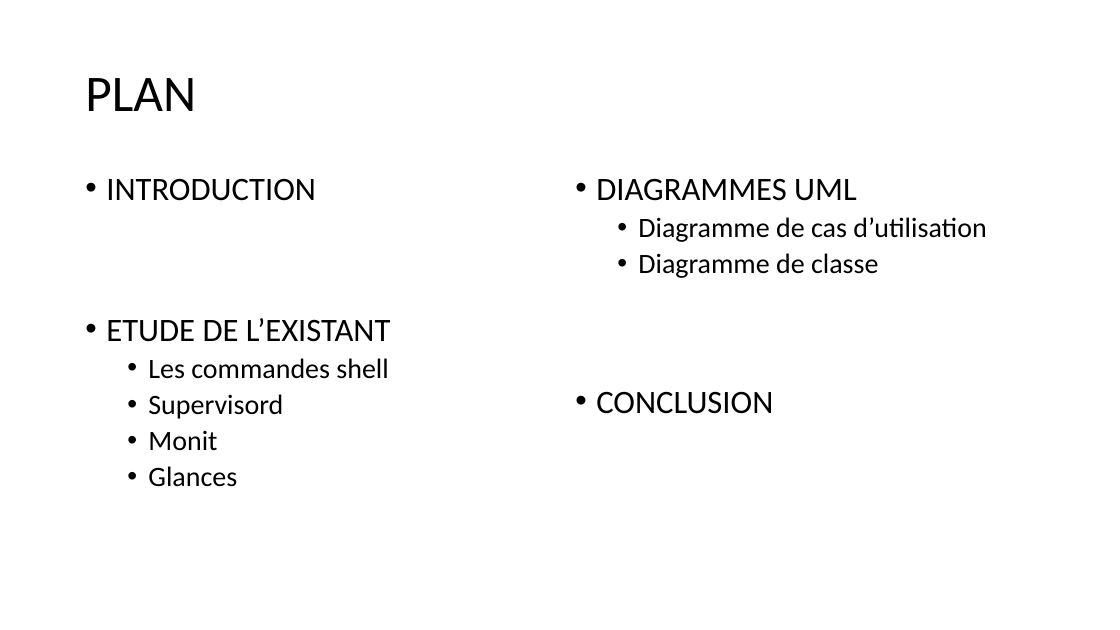
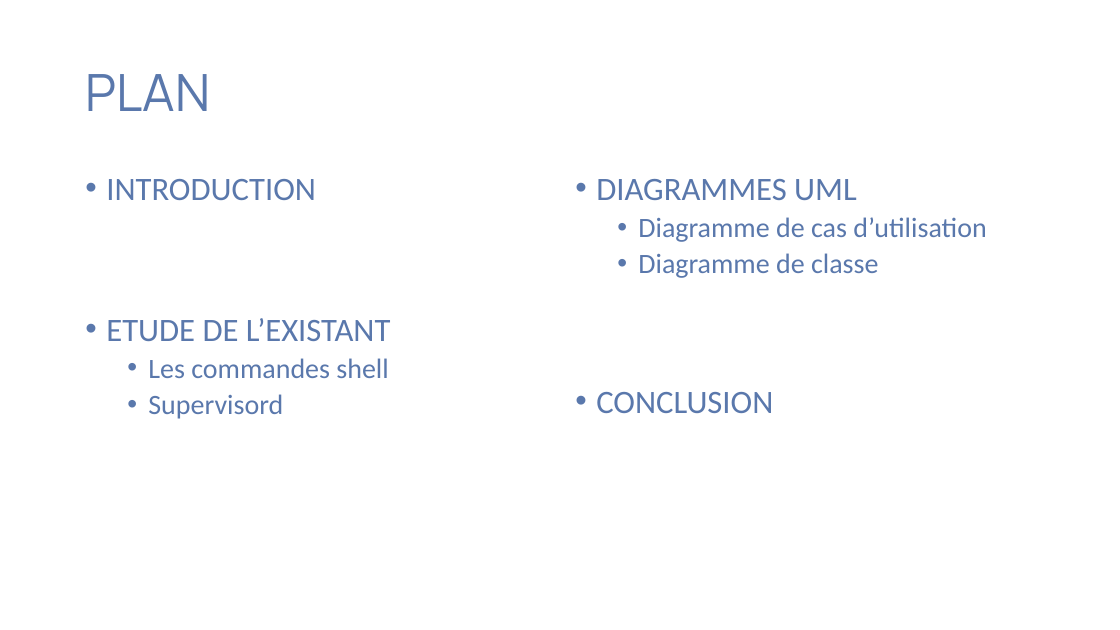
Before and after one commit to Nguh-Prince/TaskMan, a slide deck: slide 2 of documents/CAHIER D’ANALYSES POUR LE GESTIONNAIRE DE TACHES.pptx. Drawn at 1120x630 pixels with LibreOffice and Linux fonts; fonts in the diff are those of the drawing. Boxes give left, top, right and bottom in pixels: in the first picture for what was removed or moved away, otherwise in the second. Text is boxed around its words. In the diff, an @@ line names an element or a change of style, - is before the commit and + after.

```diff
--- a/documents/CAHIER D’ANALYSES POUR LE GESTIONNAIRE DE TACHES.pptx
+++ b/documents/CAHIER D’ANALYSES POUR LE GESTIONNAIRE DE TACHES.pptx
@@ title "PLAN" at bbox=[85, 74, 210, 111]: font Calibri to Manrope, text colour #000000 to #5A78AC @@
@@ text "INTRODUCTION" at bbox=[106, 179, 390, 419]: text colour #000000 to #5A78AC @@
@@ text "DIAGRAMMES UML" at bbox=[596, 179, 986, 413]: text colour #000000 to #5A78AC @@
@@ text at bbox=[148, 431, 237, 487]: paragraphs removed @@
-  • Monit
-  • Glances
```
Also in this commit, not shown: 14 other slides changed, 2 slides added, 3 slides removed, 57 other files.
